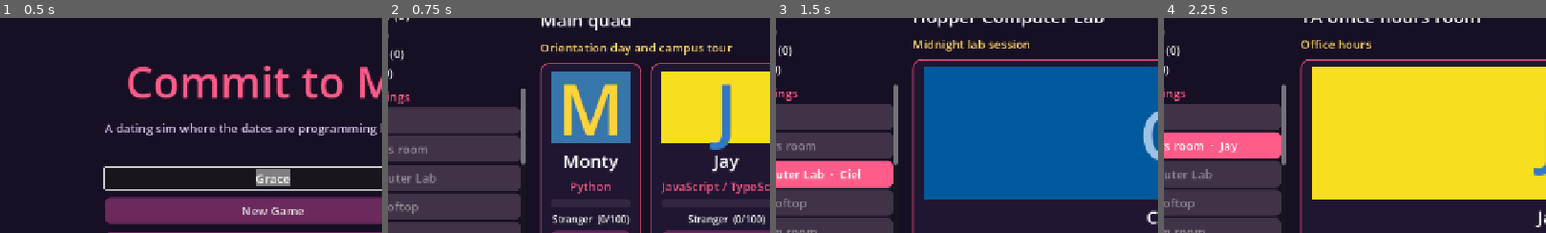
Above: before the commit, frames 1-4 (left to right).
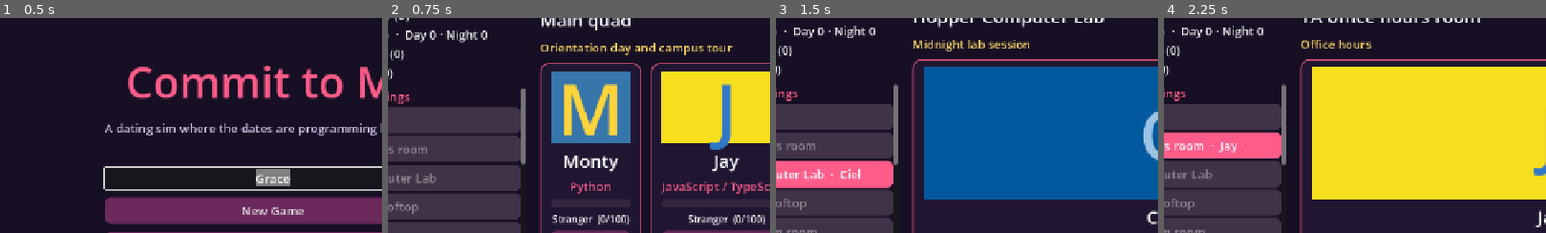
Above: after the commit, the same moments.

Repository: qianyunginawang/commit_to_me
Game: Godot game, scene res://scenes/main_menu.tscn
Same seed, same stepped clock (60 frames per second), same inputs: the game is played once before the commit and once after it.
Inputs:
- Up to frame 1 (0.5 s): no input
- Up to frame 2 (0.75 s): click "New Game" at 0.5 s
- Up to frame 3 (1.5 s): click "Wait until tonight" at 1.25 s
- Up to frame 4 (2.25 s): click "Wait until tomorrow" at 2 s
The pictures show only the part of the screen within x 14-64%, y 18-68%; the shares and areas given below are measured in that part.

Frame 1 is identical in both runs. In frame 2, 0.6% of the frame differs, in the area x 2-26%, y 5-12%; in frame 3, 0.5%; in frame 4, 0.5%.

Commit message:
phase 1 part 6
6. **Jay's day/night tracking.** Count day and night lessons for the balance rule.

Diff:
--- /dev/null
+++ b/scripts/progress/jay_balance.gd
@@ -0,0 +1,73 @@
+class_name JayBalance
+extends RefCounted
+## Jay's day and night sides (see agentcontext/Balance.md).
+##
+## Jay has one affection meter, plus a balance between the two sides:
+## - Lessons in a Day slot (TypeScript, Day Jay) count as day lessons.
+## - Lessons in a Night slot (JavaScript, Night Jay) count as night lessons.
+## - Dusk chapters, when both sides are there, count as both.
+## Jay's good ending needs the two counts within MAX_GAP of each other.
+## If they aren't, Jay's normal ending follows the side with more lessons.
+##
+## Counts come from completed lessons, so nothing extra is saved. Functions
+## take an optional state and data so tests can pass their own.
+
+const CHARACTER := "javascript"
+## The most the day and night lesson counts can differ for a good ending.
+const MAX_GAP := 2
+
+
+## How many completed lessons count for each side: {"day": n, "night": n}.
+static func counts(state: Node = null, data: Node = null) -> Dictionary:
+	state = state if state != null else GameState
+	data = data if data != null else GameData
+	var out := {"day": 0, "night": 0}
+	for lesson in _jay_lessons(data):
+		if not state.is_date_complete(lesson.get("dialogue", "")):
+			continue
+		match lesson.get("slot", ""):
+			"day":
+				out["day"] += 1
+			"night":
+				out["night"] += 1
+			"dusk":
+				out["day"] += 1
+				out["night"] += 1
+	return out
+
+
+## How far apart the two sides are.
+static func gap(state: Node = null, data: Node = null) -> int:
+	var c := counts(state, data)
+	return absi(c["day"] - c["night"])
+
+
+## True if the two sides are close enough for Jay's good ending.
+static func is_balanced(state: Node = null, data: Node = null) -> bool:
+	return gap(state, data) <= MAX_GAP
+
+
+## "balanced", or the side with more lessons ("day" or "night") when the gap
+## is too big. That side decides Jay's normal ending.
+static func leaning(state: Node = null, data: Node = null) -> String:
+	if is_balanced(state, data):
+		return "balanced"
+	var c := counts(state, data)
+	return "day" if c["day"] > c["night"] else "night"
+
+
+## Short text for the UI, like "Day 3 · Night 1".
+static func describe(state: Node = null, data: Node = null) -> String:
+	var c := counts(state, data)
+	return "Day %d · Night %d" % [c["day"], c["night"]]
+
+
+## Every written lesson Jay can teach, generic and special, with its slot.
+static func _jay_lessons(data: Node) -> Array[Dictionary]:
+	var out: Array[Dictionary] = []
+	for subject_id in data.lessons:
+		out.append_array(data.generic_lessons_for(subject_id, CHARACTER))
+	for chapter in data.special_chapters(CHARACTER):
+		if chapter.has("dialogue"):
+			out.append(chapter)
+	return out
--- a/scripts/ui/campus_map.gd
+++ b/scripts/ui/campus_map.gd
@@ -149,6 +149,11 @@
 	for id in GameData.character_ids():
 		var label := Label.new()
 		label.text = "%s: %s (%d)" % [GameData.get_character(id).get("name", id), GameState.get_level(id)["title"], GameState.get_affection(id)]
+		if id == JayBalance.CHARACTER:
+			label.text += "  ·  " + JayBalance.describe()
+			if not JayBalance.is_balanced():
+				label.add_theme_color_override("font_color", Color(1, 0.6, 0.4))
+				label.tooltip_text = "Jay's sides are out of balance. Spend time with the other side."
 		affection_list.add_child(label)
 
 
--- /dev/null
+++ b/tests/test_jay_balance.gd
@@ -0,0 +1,83 @@
+extends TestCase
+## Jay's day/night balance (scripts/progress/jay_balance.gd).
+
+const GameStateScript := preload("res://scripts/autoload/game_state.gd")
+const GameDataScript := preload("res://scripts/autoload/game_data.gd")
+
+var _nodes: Array[Node] = []
+
+
+func cleanup() -> void:
+	super()
+	for n in _nodes:
+		if is_instance_valid(n):
+			n.free()
+
+
+func _state() -> Node:
+	var gs: Node = GameStateScript.new()
+	gs.save_path = "user://test_save.json"
+	_nodes.append(gs)
+	return gs
+
+
+## A copy of the real content with Jay's chapters 1-6 "written": chapter 1
+## is a night chapter, 2 and 4 are day, 3 and 5 are night, and 6 is dusk.
+func _data() -> Node:
+	var gd: Node = GameDataScript.new()
+	gd.characters = GameData.characters.duplicate(true)
+	gd.dates = GameData.dates.duplicate(true)
+	gd.challenges = GameData.challenges.duplicate(true)
+	gd.languages = GameData.languages
+	gd.curriculum = GameData.curriculum.duplicate(true)
+	gd.lessons = GameData.lessons.duplicate(true)
+	gd.routes = GameData.routes.duplicate(true)
+	gd.locations = GameData.locations
+	gd.calendar = GameData.calendar
+	for chapter in gd.routes["javascript"]["chapters"]:
+		chapter["dialogue"] = "test_" + chapter["id"]
+	_nodes.append(gd)
+	return gd
+
+
+func test_starts_balanced() -> void:
+	var gs := _state()
+	check_eq(JayBalance.counts(gs, _data()), {"day": 0, "night": 0})
+	check_eq(JayBalance.leaning(gs, _data()), "balanced")
+
+
+func test_typescript_counts_as_day_and_javascript_as_night() -> void:
+	var gs := _state()
+	var gd := _data()
+	gs.complete_lesson("g01_typescript", "javascript", 0)
+	check_eq(JayBalance.counts(gs, gd), {"day": 1, "night": 0})
+	gs.complete_lesson("test_javascript_ch1", "javascript", 0)
+	check_eq(JayBalance.counts(gs, gd), {"day": 1, "night": 1})
+	check_eq(JayBalance.describe(gs, gd), "Day 1 · Night 1")
+
+
+func test_dusk_counts_as_both() -> void:
+	var gs := _state()
+	var gd := _data()
+	gs.complete_lesson("test_javascript_ch6", "javascript", 0)
+	check_eq(JayBalance.counts(gs, gd), {"day": 1, "night": 1})
+
+
+func test_a_gap_over_two_tips_the_balance() -> void:
+	var gs := _state()
+	var gd := _data()
+	gs.complete_lesson("test_javascript_ch1", "javascript", 0)   # night
+	gs.complete_lesson("test_javascript_ch3", "javascript", 0)   # night
+	check(JayBalance.is_balanced(gs, gd), "a gap of 2 is still balanced")
+	gs.complete_lesson("test_javascript_ch5", "javascript", 0)   # night
+	check_eq(JayBalance.gap(gs, gd), 3)
+	check(not JayBalance.is_balanced(gs, gd), "a gap of 3 is out of balance")
+	check_eq(JayBalance.leaning(gs, gd), "night")
+	gs.complete_lesson("test_javascript_ch2", "javascript", 0)   # day
+	check_eq(JayBalance.leaning(gs, gd), "balanced")
+
+
+func test_other_characters_lessons_dont_count() -> void:
+	var gs := _state()
+	gs.complete_lesson("g01_python", "python", 0)
+	check_eq(JayBalance.counts(gs, _data()), {"day": 0, "night": 0})
--- a/tests/test_scenes.gd
+++ b/tests/test_scenes.gd
@@ -73,6 +73,7 @@
 	check_eq(monty._event_id, "orientation")
 	check(not scene.get_node("%Locations").get_node("main_quad").disabled, "main quad is clickable")
 	check(scene.get_node("%Locations").get_node("hopper_lab").disabled, "nothing at the lab right now")
+	check(scene.get_node("%AffectionList").get_child(1).text.contains("Day 0 · Night 0"), "Jay's balance is shown")
 
 
 func test_waiting_moves_time_and_people_move_around() -> void:
Not shown, added: scripts/progress/jay_balance.gd.uid
Not shown, added: tests/test_jay_balance.gd.uid
